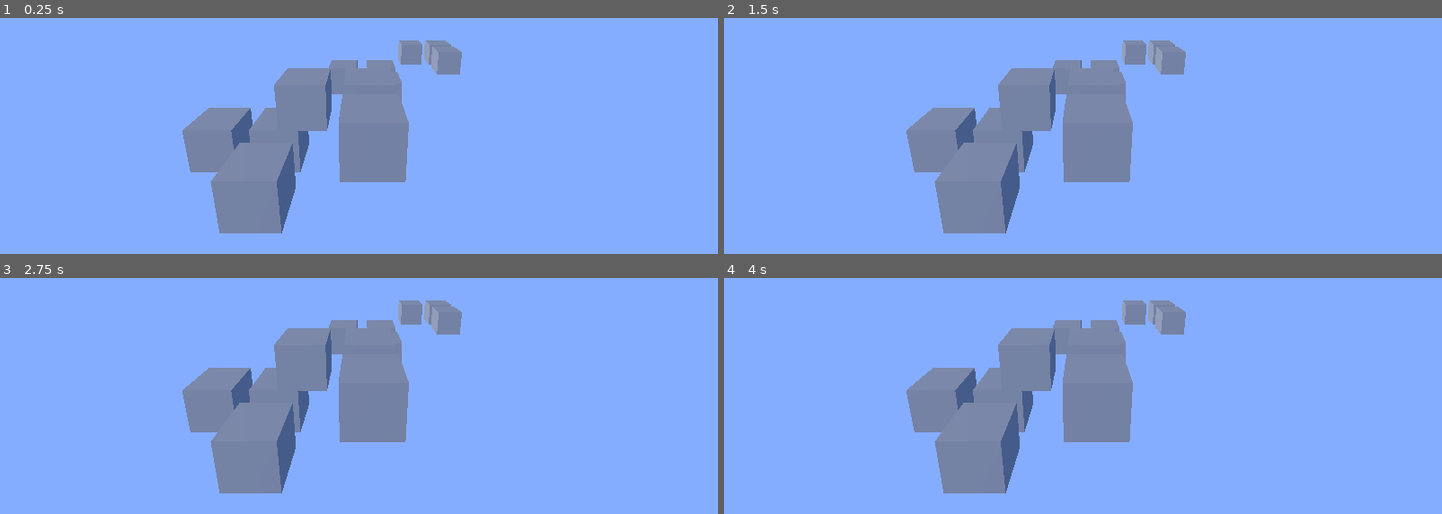
Above: before the commit, frames 1-4 (two rows, left to right).
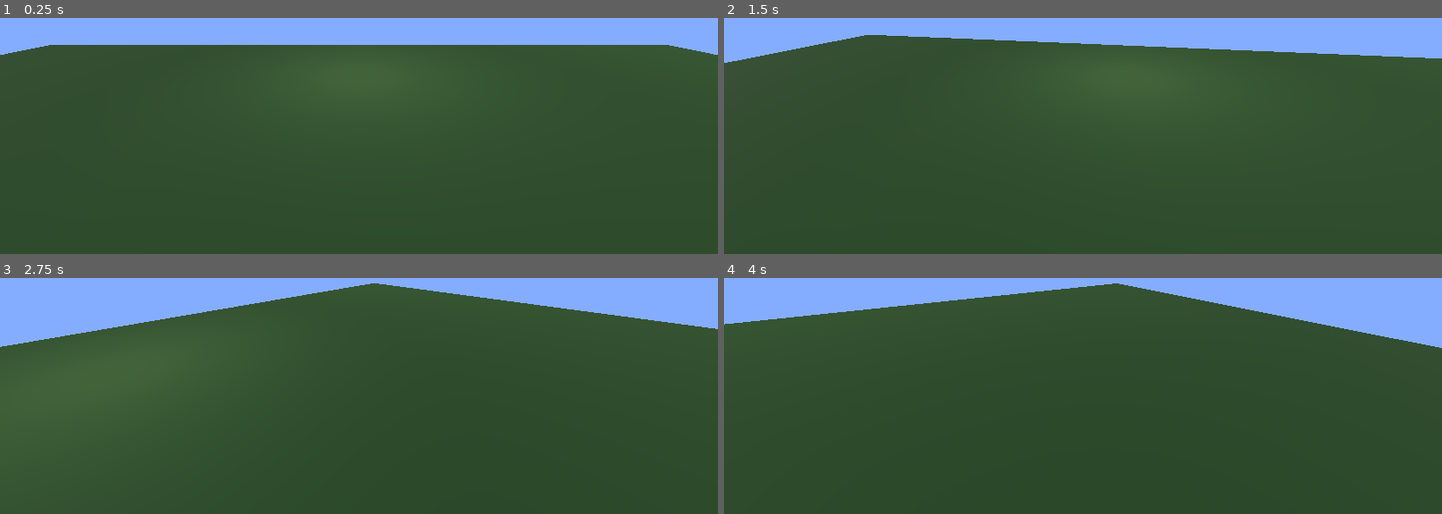
Above: after the commit, the same moments.

Repository: PiggybankStudios/GMTK2025_Prejam
Game: Godot game, scene res://Taylor/Scenes/TaylorsTestScene.tscn
Same seed, same stepped clock (60 frames per second), same inputs: the game is played once before the commit and once after it. The project has no main scene, so this scene is started directly.
Inputs (mouse positions are in pixels of both pictures, inside the frame that each line leads up to):
- Up to frame 1 (0.25 s): no input
- Up to frame 2 (1.5 s): tap Enter at 0.5 s; move the mouse to (1240, 32) at 0.52 s; hold Right 0.53-1.28 s; click (1240, 32) at 0.67 s; move the mouse to (939, 72) at 1.27 s; hold Left from 1.28 s (still down); click (939, 72) at 1.42 s
- Up to frame 3 (2.75 s): move the mouse to (outside the picture) at 2.02 s; release Left at 2.03 s; hold Right from 2.03 s (still down); click (outside the picture) at 2.17 s
- Up to frame 4 (4 s): move the mouse to (1047, 393) at 2.77 s; click (1047, 393) at 2.92 s; move the mouse to (1298, 372) at 3.52 s; release Right at 3.53 s; hold Left from 3.53 s (still down); click (1298, 372) at 3.67 s

The runs differ from the first frame. In frame 1, 88% of the frame differs, in the area x 0-100%, y 9-100%; in frame 2, 88%; in frame 3, 86%; in frame 4, 87%.

Commit message:
Committing unfinished work

Diff:
--- /dev/null
+++ b/Taylor/Prefabs/Taylor_Player.tscn
@@ -0,0 +1,15 @@
+[gd_scene load_steps=3 format=3 uid="uid://b5vb2xjifhjoo"]
+
+[ext_resource type="Script" uid="uid://bw4umy6s7xtec" path="res://Taylor/Scripts/Taylor_Player.gd" id="1_3cgg4"]
+
+[sub_resource type="CapsuleMesh" id="CapsuleMesh_s6tdp"]
+
+[node name="Player" type="Node3D"]
+script = ExtResource("1_3cgg4")
+
+[node name="Camera" type="Camera3D" parent="."]
+transform = Transform3D(-4.2222e-08, -0.258819, 0.965926, -1.13133e-08, 0.965926, 0.258819, -1, 4.61853e-14, -4.37114e-08, 0, 1.75, 0)
+
+[node name="Collider" type="MeshInstance3D" parent="."]
+transform = Transform3D(1, 0, 0, 0, 1, 0, 0, 0, 1, 0, 1, 0)
+mesh = SubResource("CapsuleMesh_s6tdp")
--- a/Taylor/Scenes/TaylorsTestScene.tscn
+++ b/Taylor/Scenes/TaylorsTestScene.tscn
@@ -1,7 +1,7 @@
-[gd_scene load_steps=6 format=3 uid="uid://dmky3lfdcv1iw"]
+[gd_scene load_steps=8 format=3 uid="uid://dmky3lfdcv1iw"]
 
 [ext_resource type="Script" uid="uid://db7q1jyvuprg" path="res://Taylor/Scripts/TestScript.gd" id="1_s6tdp"]
-[ext_resource type="PackedScene" uid="uid://dw5v4p2tttlre" path="res://Taylor/Prefabs/TestPrefab.tscn" id="2_vug6j"]
+[ext_resource type="PackedScene" uid="uid://b5vb2xjifhjoo" path="res://Taylor/Prefabs/Taylor_Player.tscn" id="2_s6tdp"]
 
 [sub_resource type="Sky" id="Sky_weqsq"]
 
@@ -13,27 +13,27 @@
 
 [sub_resource type="CameraAttributesPractical" id="CameraAttributesPractical_damma"]
 
+[sub_resource type="StandardMaterial3D" id="StandardMaterial3D_s6tdp"]
+albedo_color = Color(0.168627, 0.282353, 0.109804, 1)
+
+[sub_resource type="QuadMesh" id="QuadMesh_vug6j"]
+material = SubResource("StandardMaterial3D_s6tdp")
+
 [node name="Node3D" type="Node3D"]
 script = ExtResource("1_s6tdp")
 
-[node name="Boxies" parent="." instance=ExtResource("2_vug6j")]
-transform = Transform3D(1, 0, 0, 0, 1, 0, 0, 0, 1, -0.00814915, 1.48843, 3.73024)
-
-[node name="Boxables" parent="." instance=ExtResource("2_vug6j")]
-transform = Transform3D(1, 0, 0, 0, 1, 0, 0, 0, 1, -4.013, 0.493932, 3.14923)
-
-[node name="Boxtastic" parent="." instance=ExtResource("2_vug6j")]
-transform = Transform3D(1, 0, 0, 0, 1, 0, 0, 0, 1, -7.52662, 0.520715, 0.0298266)
-
-[node name="BoxyBox" parent="." instance=ExtResource("2_vug6j")]
-transform = Transform3D(1, 0, 0, 0, 1, 0, 0, 0, 1, -0.00814915, 0.493932, 5.68444)
-
-[node name="Camera3D" type="Camera3D" parent="."]
-transform = Transform3D(-4.2222e-08, -0.258819, 0.965926, -1.13133e-08, 0.965926, 0.258819, -1, 8.88178e-16, -4.37114e-08, 5.25569, 3.9162, 3.93732)
+[node name="WorldEnvironment" type="WorldEnvironment" parent="."]
+environment = SubResource("Environment_njrys")
+camera_attributes = SubResource("CameraAttributesPractical_damma")
 
 [node name="Sunlight" type="DirectionalLight3D" parent="."]
 transform = Transform3D(0.898779, -0.203151, 0.388493, 0, 0.886155, 0.463389, -0.438403, -0.416484, 0.796457, 0, 0, 0)
 
-[node name="WorldEnvironment" type="WorldEnvironment" parent="."]
-environment = SubResource("Environment_njrys")
-camera_attributes = SubResource("CameraAttributesPractical_damma")
+[node name="TestLight" type="OmniLight3D" parent="."]
+transform = Transform3D(1, 0, 0, 0, 1, 0, 0, 0, 1, -4.5195, 1.60163, 9.53674e-07)
+
+[node name="Player" parent="." instance=ExtResource("2_s6tdp")]
+
+[node name="MeshInstance3D" type="MeshInstance3D" parent="."]
+transform = Transform3D(14.8299, 0, 0, 0, -7.78176e-07, 1, 0, -17.8026, -4.37114e-08, 0, 0, 0)
+mesh = SubResource("QuadMesh_vug6j")
--- /dev/null
+++ b/Taylor/Scripts/Gl.gd
@@ -0,0 +1,16 @@
+extends Node
+
+# This script is autoloaded and acts as a singleton where we can store global variables, constants, etc.
+# "Gl" is short for "Global" and is shortened because it needs to be typed very often
+
+# #===========================#
+# |         Constants         |
+# #===========================#
+const TARGET_FRAMERATE: float = 60.0;
+const TARGET_SECS: float = (1.0 / TARGET_FRAMERATE);
+const LOOK_UP_DOWN_CLAMP_EPSILON: float = 0.001;
+const MOUSE_SENSITIVITY: float = 0.1;
+
+# #===========================#
+# |         Variables         |
+# #===========================#
--- /dev/null
+++ b/Taylor/Scripts/Taylor_Player.gd
@@ -0,0 +1,70 @@
+extends Node3D
+
+var mouse_captured: bool = false;
+var lookDir: Vector2;
+
+func _ready() -> void:
+#
+	set_capture_mouse(true);
+#
+
+func _physics_process(elapsedSecs: float) -> void:
+#
+	var timeScale: float = elapsedSecs / Gl.TARGET_SECS;
+	if (mouse_captured):
+	#
+		var inputVec = Input.get_vector(&"look_left", &"look_right", &"look_up", &"look_down");
+		if (inputVec.length() > 0):
+		#
+			lookDir += inputVec * timeScale * Gl.MOUSE_SENSITIVITY;
+		#
+	#
+	if (Input.is_key_pressed(KEY_LEFT)):
+	#
+		lookDir.x += 0.1;
+	#
+	if (Input.is_key_pressed(KEY_RIGHT)):
+	#
+		lookDir.x -= 1.0;
+	#
+
+	lookDir.x = fmod(lookDir.x, 2*PI);
+	lookDir.y = clamp(lookDir.x, -PI/2.0 + Gl.LOOK_UP_DOWN_CLAMP_EPSILON, PI/2.0 - Gl.LOOK_UP_DOWN_CLAMP_EPSILON);
+
+	if (Input.is_key_pressed(KEY_ESCAPE) and mouse_captured):
+	#
+		set_capture_mouse(false);
+	#
+	if (not get_window().has_focus() and mouse_captured):
+	#
+		set_capture_mouse(false);
+	#
+	if (Input.is_mouse_button_pressed(MOUSE_BUTTON_LEFT) and not mouse_captured):
+	#
+		set_capture_mouse(true);
+	#
+
+	rotation.y = lookDir.x;
+	# rotation.y = lookDir.y;
+#
+
+func _input(event):
+#
+	pass
+#
+
+func set_capture_mouse(capture: bool) -> void:
+#
+	if (mouse_captured != capture):
+	#
+		if (capture):
+		#
+			Input.set_mouse_mode(Input.MOUSE_MODE_CAPTURED);
+		#
+		else:
+		#
+			Input.set_mouse_mode(Input.MOUSE_MODE_VISIBLE);
+		#
+		mouse_captured = capture;
+	#
+#
--- a/project.godot
+++ b/project.godot
@@ -14,9 +14,36 @@
 config/features=PackedStringArray("4.4", "GL Compatibility")
 config/icon="res://icon.svg"
 
+[autoload]
+
+Gl="*res://Taylor/Scripts/Gl.gd"
+
 [dotnet]
 
 project/assembly_name="GMTK2025_Prejam"
+
+[input]
+
+look_up={
+"deadzone": 0.1,
+"events": [Object(InputEventJoypadMotion,"resource_local_to_scene":false,"resource_name":"","device":-1,"axis":3,"axis_value":-1.0,"script":null)
+]
+}
+look_down={
+"deadzone": 0.1,
+"events": [Object(InputEventJoypadMotion,"resource_local_to_scene":false,"resource_name":"","device":-1,"axis":3,"axis_value":1.0,"script":null)
+]
+}
+look_right={
+"deadzone": 0.1,
+"events": [Object(InputEventJoypadMotion,"resource_local_to_scene":false,"resource_name":"","device":-1,"axis":2,"axis_value":1.0,"script":null)
+]
+}
+look_left={
+"deadzone": 0.1,
+"events": [Object(InputEventJoypadMotion,"resource_local_to_scene":false,"resource_name":"","device":-1,"axis":2,"axis_value":-1.0,"script":null)
+]
+}
 
 [rendering]
 
Not shown, added: Taylor/Scripts/Gl.gd.uid
Not shown, added: Taylor/Scripts/Taylor_Player.gd.uid
